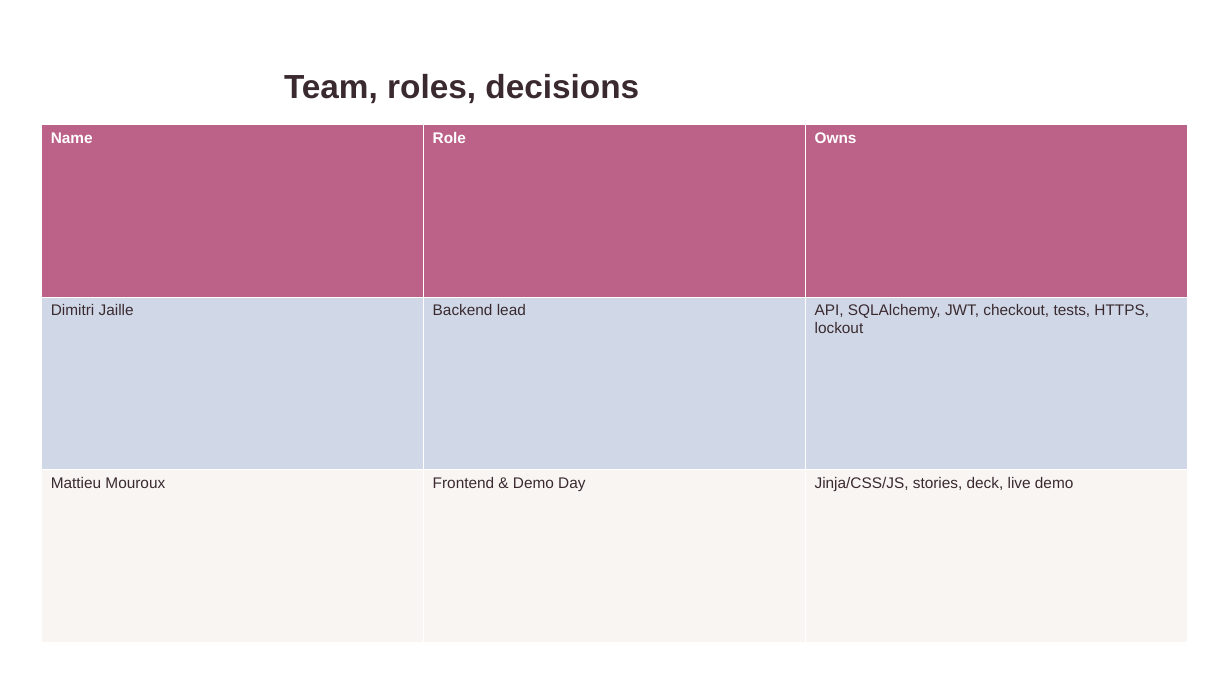
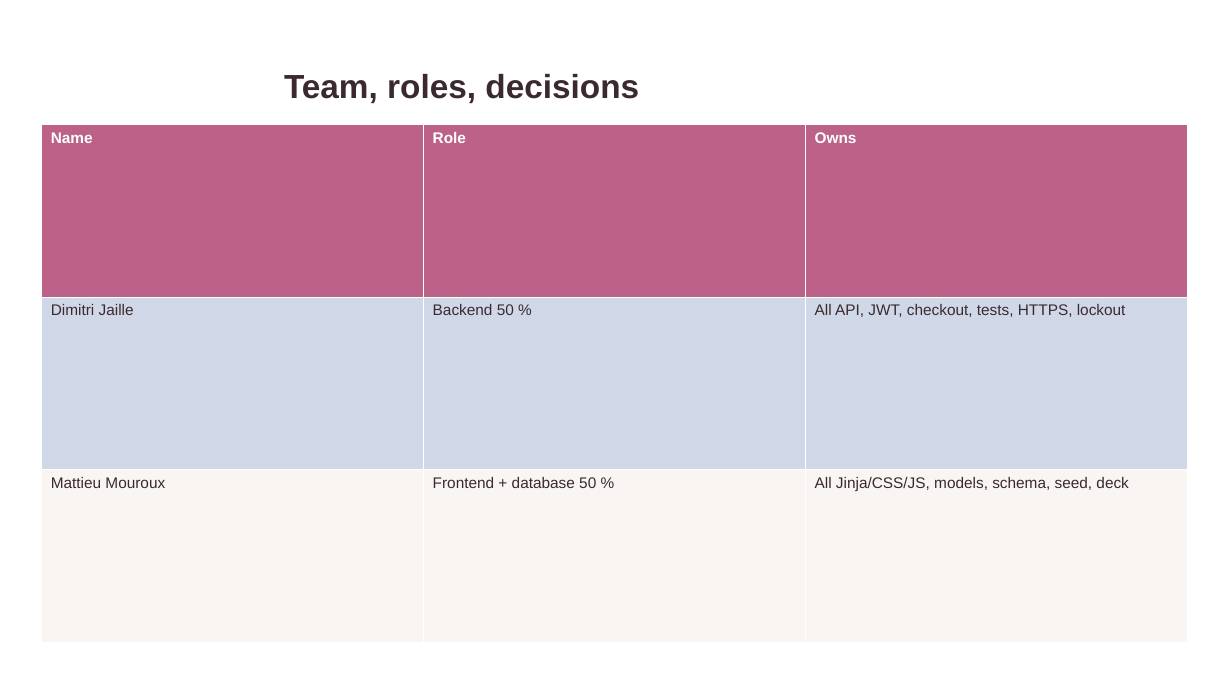
Before and after one commit to Issercio/Demo-day, a slide deck: slide 2 of docs/presentation/Pivoine-Lilas.pptx. Drawn at 1232x693 pixels with LibreOffice and Linux fonts; fonts in the diff are those of the drawing. Boxes give left, top, right and bottom in pixels: in the first picture for what was removed or moved away, otherwise in the second. Text is boxed around its words. In the diff, an @@ line names an element or a change of style, - is before the commit and + after.

```diff
--- a/docs/presentation/Pivoine-Lilas.pptx
+++ b/docs/presentation/Pivoine-Lilas.pptx
@@ table at bbox=[42, 125, 1187, 642] @@
-row 2, column 2: Backend lead
+row 2, column 2: Backend 50 %
-row 2, column 3: API, SQLAlchemy, JWT, checkout, tests, HTTPS, lockout
+row 2, column 3: All API, JWT, checkout, tests, HTTPS, lockout
-row 3, column 2: Frontend & Demo Day
+row 3, column 2: Frontend + database 50 %
-row 3, column 3: Jinja/CSS/JS, stories, deck, live demo
+row 3, column 3: All Jinja/CSS/JS, models, schema, seed, deck
```
Also in this commit, not shown: 1 other slide changed, 1 other file.
